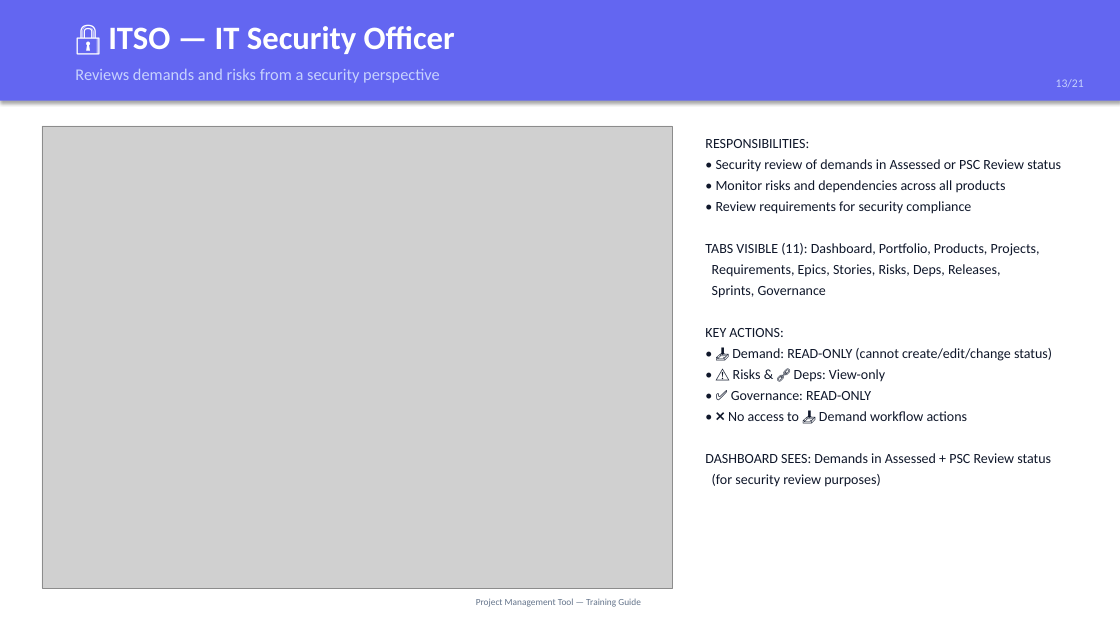
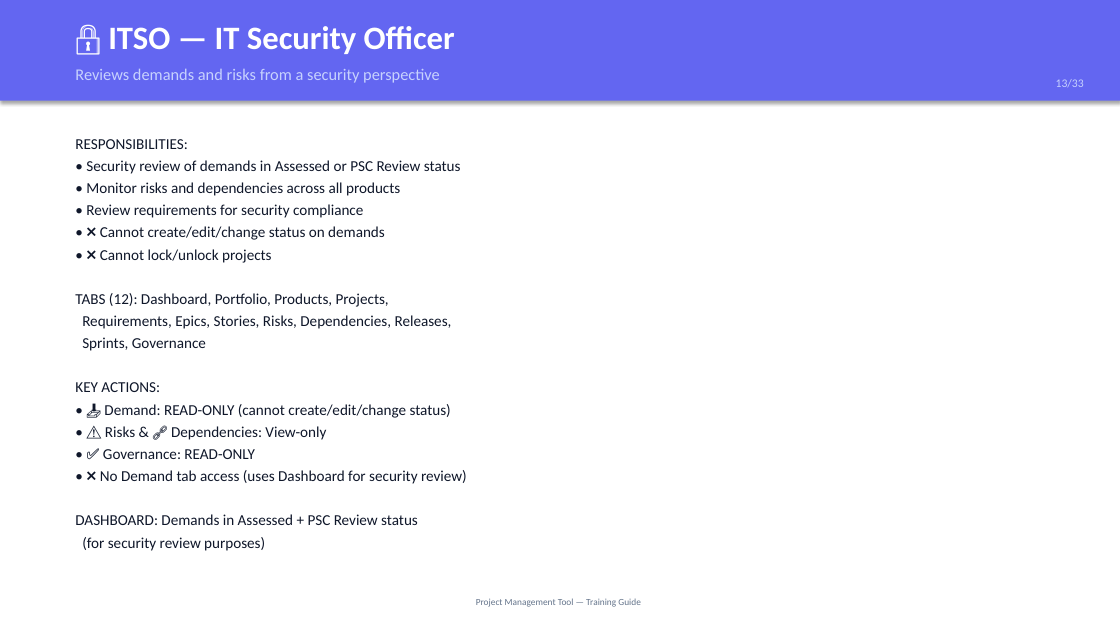
Before and after one commit to lusheng1123/project-management-tool-codeapp, a slide deck: slide 13 of Training-PM-Tool.pptx. Drawn at 1120x630 pixels with LibreOffice and Linux fonts; fonts in the diff are those of the drawing; grey boxes stand for pictures. Boxes give left, top, right and bottom in pixels: in the first picture for what was removed or moved away, otherwise in the second. Text is boxed around its words. In the diff, an @@ line names an element or a change of style, - is before the commit and + after.

Commit message:
feat: regenerate training PPT (33 slides)
Comprehensive training deck covering:
- Role matrix (8 roles × 18 tabs)
- 8 role deep-dives (permissions, restrictions)
- 17 page/functionality walkthroughs
- Project lock & requirement unlink feature
- Getting started quick reference
- All text-based (no screenshots)

```diff
--- a/Training-PM-Tool.pptx
+++ b/Training-PM-Tool.pptx
@@ picture removed at (42, 126, 672, 588) @@
@@ text at (75, 139, 467, 551): text changed; size 12 to 13 pt @@
-RESPONSIBILITIES:
-• Security review of demands in Assessed or PSC Review status
-• Monitor risks and dependencies across all products
-• Review requirements for security compliance
-TABS VISIBLE (11): Dashboard, Portfolio, Products, Projects,
-Requirements, Epics, Stories, Risks, Deps, Releases,
-Sprints, Governance
-KEY ACTIONS:
-• 📥 Demand: READ-ONLY (cannot create/edit/change status)
-• ⚠️ Risks & 🔗 Deps: View-only
-• ✅ Governance: READ-ONLY
-• ❌ No access to 📥 Demand workflow actions
-DASHBOARD SEES: Demands in Assessed + PSC Review status
-(for security review purposes)
+RESPONSIBILITIES:
+• Security review of demands in Assessed or PSC Review status
+• Monitor risks and dependencies across all products
+• Review requirements for security compliance
+• ❌ Cannot create/edit/change status on demands
+• ❌ Cannot lock/unlock projects
+TABS (12): Dashboard, Portfolio, Products, Projects,
+Requirements, Epics, Stories, Risks, Dependencies, Releases,
+Sprints, Governance
+KEY ACTIONS:
+• 📥 Demand: READ-ONLY (cannot create/edit/change status)
+• ⚠️ Risks & 🔗 Dependencies: View-only
+• ✅ Governance: READ-ONLY
+• ❌ No Demand tab access (uses Dashboard for security review)
+DASHBOARD: Demands in Assessed + PSC Review status
+(for security review purposes)
```
Also in this commit, not shown: 19 other slides changed, 13 slides added, 1 slide removed, 1 other file.
